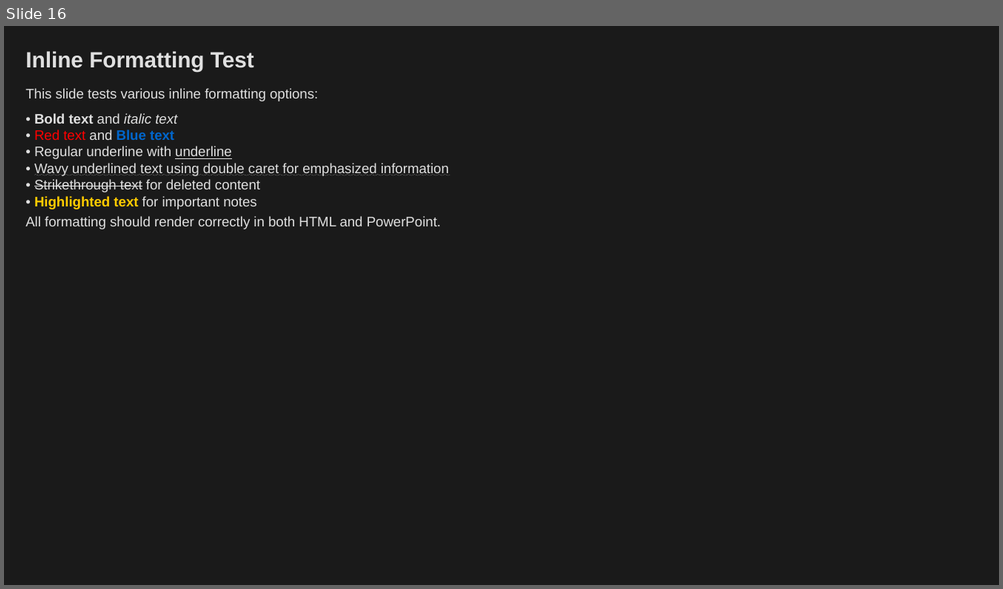
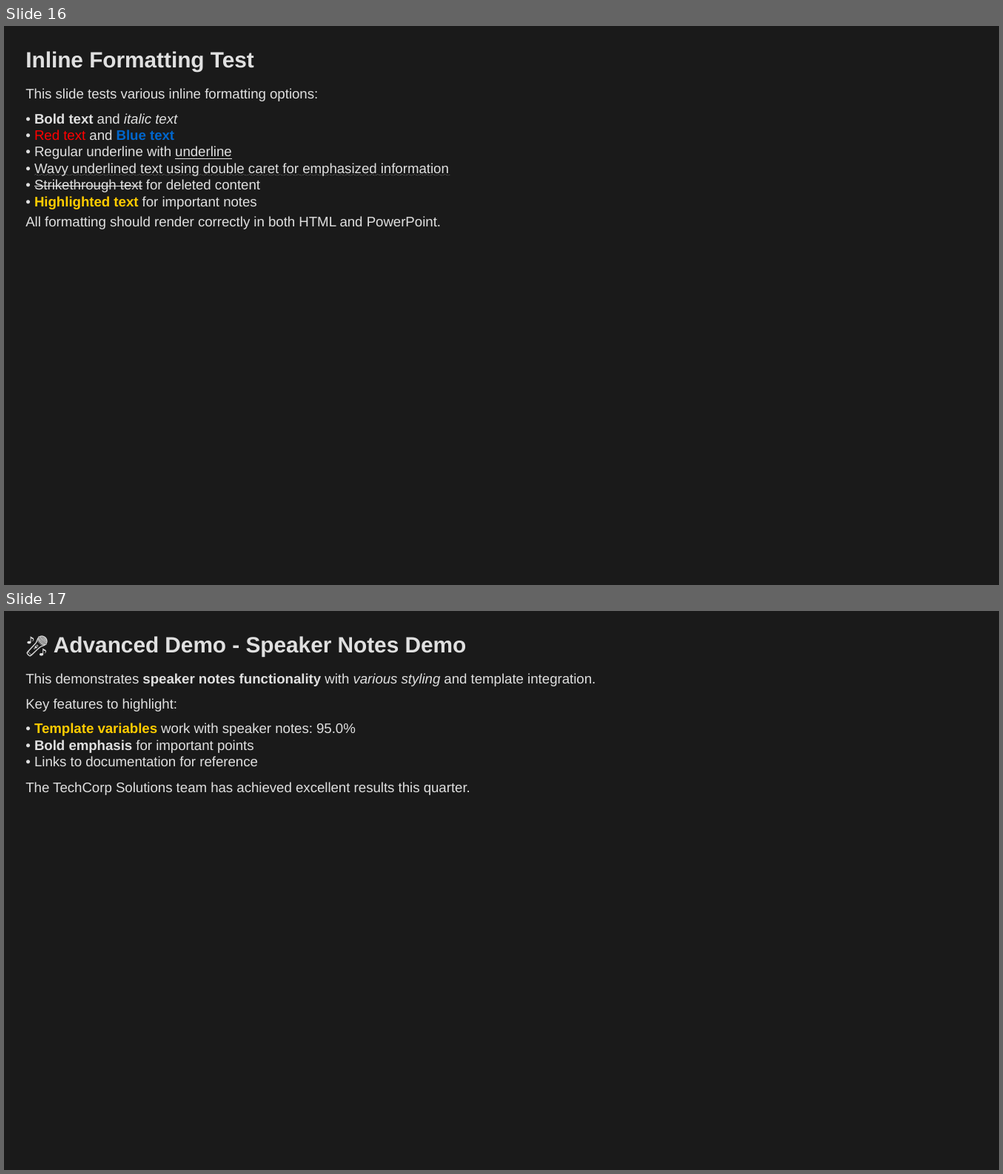
Before and after one commit to louisazhou/slidegenerator, a slide deck: output/notebook_example_dark.pptx. Shown one above the other, each under a label of ours: slide 16 before the commit, slides 16 and 17 after it. The pictures are 1003x589 and 1003x1174 pixels, drawn with LibreOffice and Linux fonts; fonts in the diff are those of the drawing. Boxes give left, top, right and bottom in pixels: in the first picture for what was removed or moved away, otherwise in the second. Text is boxed around its words. In the diff, an @@ line names an element or a change of style, - is before the commit and + after.

```diff
--- a/output/notebook_example_dark.pptx
+++ b/output/notebook_example_dark.pptx
@@ slide 17 added at [4, 611, 999, 1170], background #1A1A1A @@
@@ text added at [54, 636, 466, 656], 16 pt, text #E0E0E0, bold @@
+🎤 Advanced Demo - Speaker Notes Demo
@@ text added at [25, 673, 595, 686], 10 pt, text #E0E0E0 @@
+This demonstrates speaker notes functionality with various styling and template integration.
@@ text added at [25, 698, 178, 712], 10 pt, text #E0E0E0 @@
+Key features to highlight:
@@ text added at [34, 723, 356, 766], 10 pt, text #E0E0E0 @@
+• Template variables work with speaker notes: 95.0%
+• Bold emphasis for important points
+• Links to documentation for reference
@@ text added at [25, 782, 470, 795], 10 pt, text #E0E0E0 @@
+The TechCorp Solutions team has achieved excellent results this quarter.
```
Also in this commit, not shown: 15 other files.
